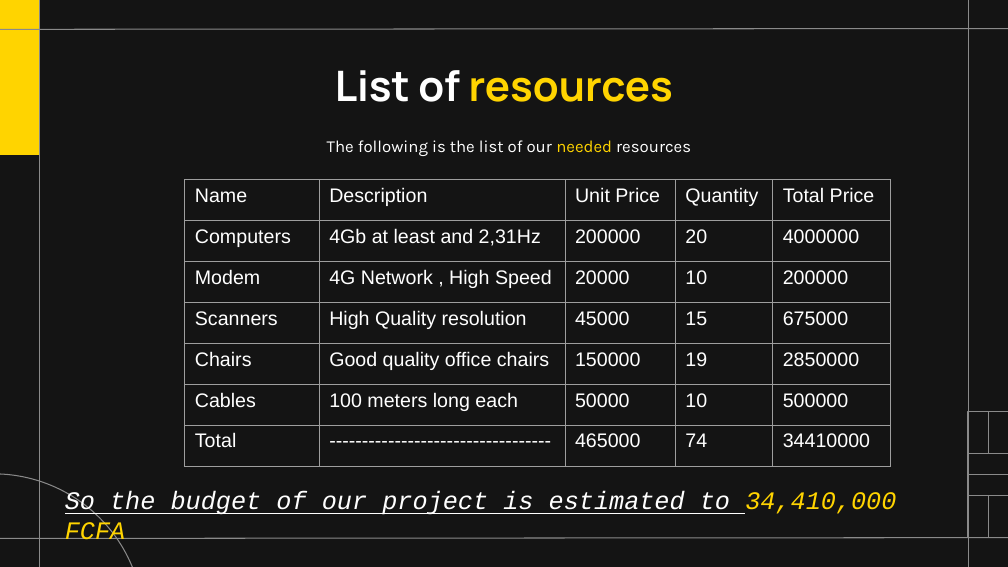
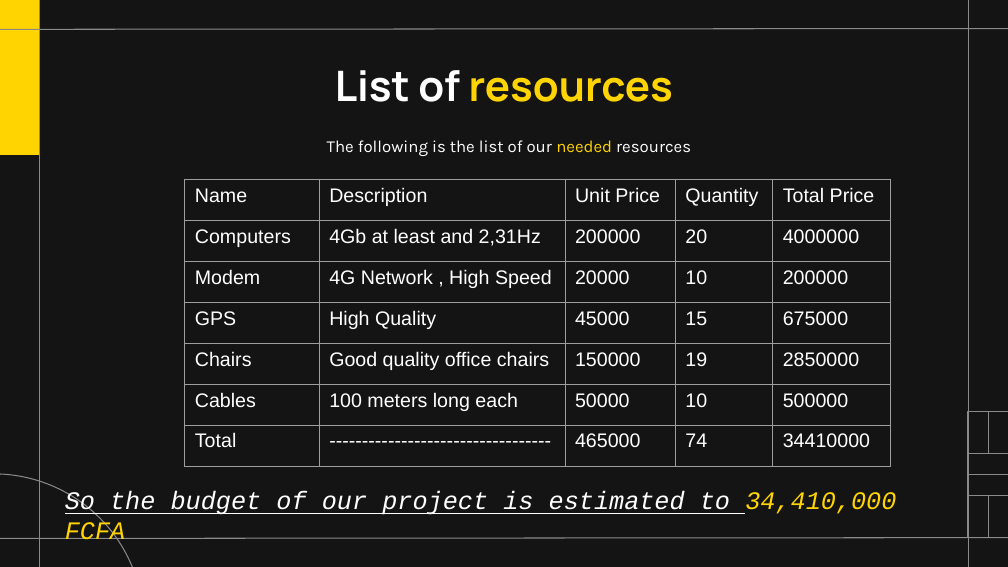
Before and after one commit to Nde-Dilan/ICT-UFALL, a slide deck: slide 11 of Software Architecture/CA Software Architecture.pptx. Drawn at 1008x567 pixels with LibreOffice and Linux fonts; fonts in the diff are those of the drawing. Boxes give left, top, right and bottom in pixels: in the first picture for what was removed or moved away, otherwise in the second. Text is boxed around its words. In the diff, an @@ line names an element or a change of style, - is before the commit and + after.

```diff
--- a/Software Architecture/CA Software Architecture.pptx
+++ b/Software Architecture/CA Software Architecture.pptx
@@ table at [184,179,890,466] @@
-row 4, column 1: Scanners
+row 4, column 1: GPS
-row 4, column 2: High Quality resolution
+row 4, column 2: High Quality
```
Also in this commit, not shown: 3 other slides changed, 28 other files.
